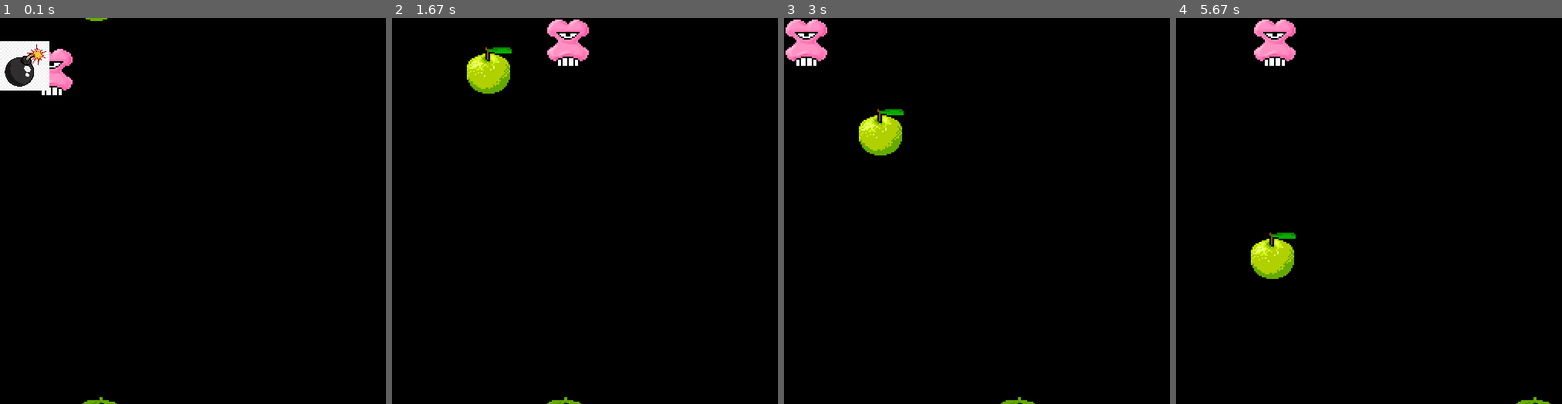
Above: before the commit, frames 1-4 (left to right).
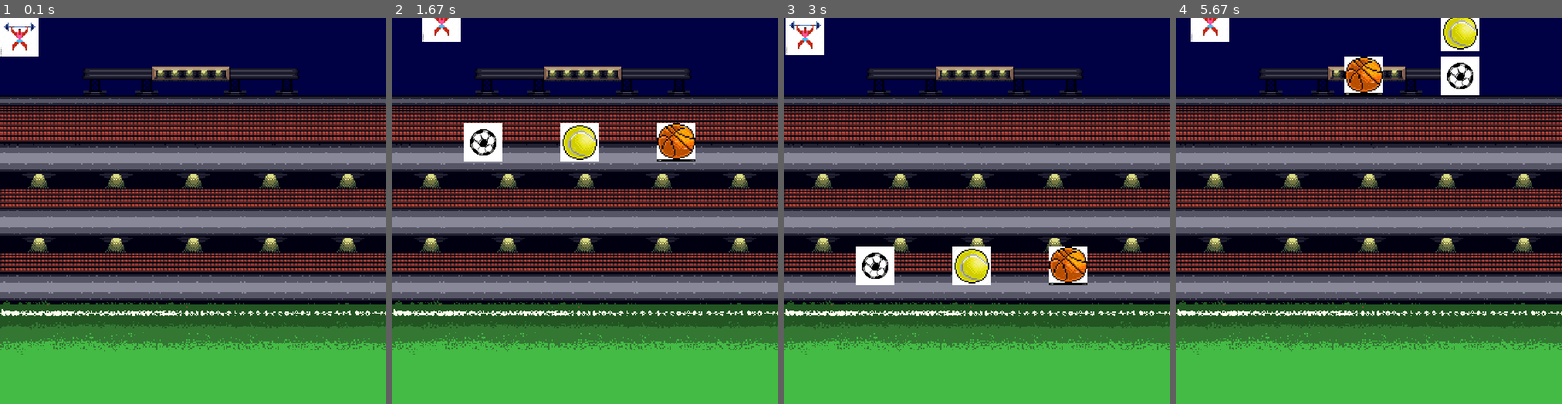
Above: after the commit, the same moments.

Repository: astevens246/pygame-tutorial
Game: pygame game, started from drawing-objects.py
The game is run twice, just before and just after one commit, with the same random seed, the same clock (stepped at 60 frames per second) and the same inputs.
Inputs:
- Up to frame 1 (0.1 s): no input
- Up to frame 2 (1.67 s): hold Right 0.33-0.8 s; hold Up 0.83-1.13 s; hold Right 1.17-1.63 s
- Up to frame 3 (3 s): hold Left 1.67-2.2 s; hold Down 2.23-2.53 s; hold Left 2.57-2.97 s
- Up to frame 4 (5.67 s): hold Up 3-3.37 s; hold Right 3.4-4.03 s; hold Down 4.07-4.43 s; hold Left 4.47-4.93 s; hold Right 4.97-5.43 s; hold Up from 5.47 s (still down)

The runs differ from the first frame. In frame 1, 84% of the frame differs, in the area x 0-100%, y 0-100%; in frame 2, 85%; in frame 3, 85%; in frame 4, 85%.

Commit message:
added backgroung image and created separate files

Diff:
--- /dev/null
+++ b/ball.py
@@ -0,0 +1,28 @@
+from random import randint, choice
+import random
+import pygame
+from constants import lanes
+from gameobject import GameObject
+
+class Ball(GameObject):
+    def __init__(self, ball_type):
+        super(Ball, self).__init__(0, -64, f'{ball_type}.png', 50, 50)
+        self.dx = 0
+        self.dy = randint(1, 2)
+        self.reset()
+        print(f'{ball_type} Image Path: {self.image}')
+
+    def move(self):
+        self.rect.y += self.dy
+        if self.rect.y > 500:
+            self.reset()
+        print(f'{self.__class__.__name__} Position: ({self.rect.x}, {self.rect.y})')
+
+    def reset(self):
+        self.rect.x = random.choice(lanes)
+        self.rect.y = -64
+        self.dy = randint(1, 2)
+
+    def render(self, screen):
+        print(f'{self.__class__.__name__} Rendering at: ({self.x}, {self.y})')
+        super(Ball, self).render(screen)
--- /dev/null
+++ b/constants.py
@@ -0,0 +1,3 @@
+lanes = [93, 218, 343]
+SCREEN_WIDTH = 500
+SCREEN_HEIGHT = 500
--- a/drawing-objects.py
+++ b/drawing-objects.py
@@ -14,76 +14,63 @@
 
 # Define the GameObject class as a base class for other sprites
 class GameObject(pygame.sprite.Sprite):
-    def __init__(self, x, y, image):
+    def __init__(self, x, y, image, width=None, height=None):
         super(GameObject, self).__init__()
         self.image = pygame.image.load(image)  # Load image
+        if width and height:
+            self.image = pygame.transform.scale(self.image, (width, height))  # Resize image
         self.rect = self.image.get_rect(topleft=(x, y))
         self.x = x
         self.y = y
 
     def render(self, screen):
-        screen.blit(self.image, (self.x, self.y))
+        screen.blit(self.image, self.rect.topleft)
+
+class Ball(GameObject):
+    def __init__(self, ball_type):
+        super(Ball, self).__init__(0, -64, f'{ball_type}.png', 50, 50)
+        self.dx = 0
+        self.dy = randint(1, 2)
+        self.reset()
+        print(f'{ball_type} Image Path: {self.image}')
 
     def move(self):
-        pass  # Placeholder method, to be overridden by subclasses
-
-# Define the Apple class, inheriting from GameObject
-class Apple(GameObject):
-    def __init__(self):
-        super(Apple, self).__init__(0, -64, 'apple.png')  # Start from top with a random x position
-        self.dx = 0
-        self.dy = (randint(1, 3))  # Move downward
-        self.reset()
-
-    def move(self):
-        self.y += self.dy
-        if self.y > 500:
+        self.rect.y += self.dy
+        if self.rect.y > 500:
             self.reset()
 
     def reset(self):
-        self.x = random.choice(lanes)
-        self.y = -64
+        self.rect.x = random.choice(lanes)
+        self.rect.y = -64
+        self.dy = randint(1, 2)
 
-# Define the Strawberry class, inheriting from GameObject
-class Strawberry(GameObject):
-    def __init__(self):
-        super(Strawberry, self).__init__(0, -64, 'strawberry.png')  # Start from left with a random y position
-        self.dx = randint(1, 3)  # Move from left to right
-        self.dy = 0
-        self.reset()
-
-    def move(self):
-        self.x += self.dx
-        if self.x > 500:
-            self.reset()
-
-    def reset(self):
-        self.x = random.choice(lanes)  # Randomly choose between lanes
-        self.y = randint(0, 500)
+    def render(self, screen):
+        print(f'{self.__class__.__name__} Rendering at: ({self.x}, {self.y})')
+        super(Ball, self).render(screen)
 
 # Define the Player class, inheriting from GameObject
 class Player(GameObject):
     def __init__(self):
-        super(Player, self).__init__(0, 0, 'player.png')
+        super(Player, self).__init__(0, 0, 'player.png', 50, 50)
         self.dx = 0
         self.dy = 0
         self.reset()
 
     def left(self):
-        self.dx -= 100
+        self.dx -= 20  # Increase the increment
 
     def right(self):
-        self.dx += 100
+        self.dx += 20
 
     def up(self):
-        self.dy -= 100
+        self.dy -= 20
 
     def down(self):
-        self.dy += 100
+        self.dy += 20
 
     def move(self):
-        self.x -= (self.x - self.dx) * 0.25
-        self.y -= (self.y - self.dy) * 0.25
+        self.rect.x -= (self.rect.x - self.dx) * 0.25
+        self.rect.y -= (self.rect.y - self.dy) * 0.25
 
         # Restrict the player's position to stay within the screen boundaries
         self.x = max(0, min(self.x, 500 - self.image.get_width()))
@@ -92,62 +79,42 @@
     def reset(self):
         self.x = 250 - 32
         self.y = 250 - 32
+        self.dx = 0
+        self.dy = 0
 
-# Define the Bomb class, inheriting from GameObject
-class Bomb(GameObject):
-    def __init__(self):
-        super(Bomb, self).__init__(0, 0, 'bomb.png')
-        self.image = pygame.transform.scale(self.image, (64, 64))  # Resize the image
-        self.reset_direction()
-
-    def reset(self):
-        self.x = choice(lanes)
-        self.y = choice(lanes)
-
-    def reset_direction(self):
-        # Choose a random direction: 0 for up, 1 for down, 2 for left, 3 for right
-        self.direction = randint(0, 3)
-        self.dx = 5  # You can adjust the speed as needed
-        self.dy = 5
-
-    def move(self):
-        if self.direction == 0:
-            self.y -= self.dy
-        elif self.direction == 1:
-            self.y += self.dy
-        elif self.direction == 2:
-            self.x -= self.dx
-        elif self.direction == 3:
-            self.x += self.dx
-
-        # Check if the bomb is off the screen, then reset its direction
-        if (self.direction == 0 and self.y < -64) or (self.direction == 1 and self.y > 500) or \
-           (self.direction == 2 and self.x < -64) or (self.direction == 3 and self.x > 500):
-            self.reset_direction()
+    def render(self, screen):
+        screen.blit(self.image, self.rect.topleft)
 
 # Configure the screen
 screen = pygame.display.set_mode([500, 500])
 
 # Create sprite groups
 all_sprites = pygame.sprite.Group()
-apples_group = pygame.sprite.Group()
-strawberries_group = pygame.sprite.Group()
+balls_group = pygame.sprite.Group()
 player_group = pygame.sprite.Group()
 
-# Create the apple, strawberry, player, and bomb objects
-apple = Apple()
-strawberry = Strawberry()
+# Create the player object
 player = Player()
-bomb = Bomb()
+
+# Create different sports balls
+soccer_ball = Ball('soccer_ball')
+basketball = Ball('basketball')
+tennis_ball = Ball('tennis_ball')
 
 # Add sprites to groups
-all_sprites.add(apple, strawberry, player, bomb)
-apples_group.add(apple)
-strawberries_group.add(strawberry)
+all_sprites.add(player, soccer_ball, basketball, tennis_ball)
+balls_group.add(soccer_ball, basketball, tennis_ball)
 player_group.add(player)
 
 
- #Create the game loop
+# Load background image (or set background color)
+background_image = pygame.image.load('stadium.png')  # Replace with your image file or use a color
+background_image = pygame.transform.scale(background_image, (500, 500))
+background_rect = background_image.get_rect()
+
+# ... (your existing code)
+
+# Create the game loop
 running = True
 while running:
     # Look at events
@@ -166,20 +133,34 @@
             elif event.key == pygame.K_DOWN:
                 player.down()
 
+    # Clear screen with background image (or color)
+    screen.blit(background_image, background_rect)
+
     # Update all sprites
     all_sprites.update()
+    balls_group.update()
+    player_group.update()
 
-    # Clear screen
-    screen.fill((0, 0, 0))
+    # Check for collisions with balls
+    ball_collisions = pygame.sprite.spritecollide(player, balls_group, dokill=True)
+
+    # Handle ball collisions
+    for ball in ball_collisions:
+        player.reset()  # Reset player position
+        ball.reset()  # Reset the collided ball
 
     # Move and draw sprites
     for sprite in all_sprites:
         sprite.move()
+
+    # Draw sprites after clearing the screen
+    for sprite in all_sprites:
         sprite.render(screen)
 
     # Update the window
     pygame.display.flip()
     clock.tick(60)
 
+
 # Quit pygame when the loop exits
 pygame.quit()
--- /dev/null
+++ b/gameobject.py
@@ -0,0 +1,14 @@
+import pygame
+
+class GameObject(pygame.sprite.Sprite):
+    def __init__(self, x, y, image, width=None, height=None):
+        super(GameObject, self).__init__()
+        self.image = pygame.image.load(image)  # Load image
+        if width and height:
+            self.image = pygame.transform.scale(self.image, (width, height))  # Resize image
+        self.rect = self.image.get_rect(topleft=(x, y))
+        self.x = x
+        self.y = y
+
+    def render(self, screen):
+        screen.blit(self.image, self.rect.topleft)
--- /dev/null
+++ b/main.py
@@ -0,0 +1,89 @@
+import pygame
+from constants import SCREEN_WIDTH, SCREEN_HEIGHT
+from gameobject import GameObject
+from ball import Ball
+from player import Player
+
+# Import other game objects as needed
+
+# Initialize Pygame
+pygame.init()
+
+# Get the clock
+clock = pygame.time.Clock()
+
+# Configure the screen
+screen = pygame.display.set_mode([SCREEN_WIDTH, SCREEN_HEIGHT])
+
+# Create sprite groups
+all_sprites = pygame.sprite.Group()
+balls_group = pygame.sprite.Group()
+player_group = pygame.sprite.Group()
+
+# Create the player object
+player = Player()
+
+# Create different sports balls
+soccer_ball = Ball('soccer_ball')
+basketball = Ball('basketball')
+tennis_ball = Ball('tennis_ball')
+
+# Add sprites to groups
+all_sprites.add(player, soccer_ball, basketball, tennis_ball)
+balls_group.add(soccer_ball, basketball, tennis_ball)
+player_group.add(player)
+
+# Load background image and scale it to the screen size
+background_image = pygame.image.load('stadium.png')  # Replace with your image file
+background_image = pygame.transform.scale(background_image, (SCREEN_WIDTH, SCREEN_HEIGHT))
+background_rect = background_image.get_rect()
+
+# Create the game loop
+running = True
+while running:
+    # Look at events
+    for event in pygame.event.get():
+        if event.type == pygame.QUIT:
+            running = False
+        elif event.type == pygame.KEYDOWN:
+            if event.key == pygame.K_ESCAPE:
+                running = False
+            elif event.key == pygame.K_LEFT:
+                player.left()
+            elif event.key == pygame.K_RIGHT:
+                player.right()
+            elif event.key == pygame.K_UP:
+                player.up()
+            elif event.key == pygame.K_DOWN:
+                player.down()
+
+    # Clear screen with scaled background image
+    screen.blit(background_image, background_rect)
+
+    # Update all sprites
+    all_sprites.update()
+    balls_group.update()
+    player_group.update()
+
+    # Check for collisions with balls
+    ball_collisions = pygame.sprite.spritecollide(player, balls_group, dokill=True)
+
+    # Handle ball collisions
+    for ball in ball_collisions:
+        player.reset()  # Reset player position
+        ball.reset()  # Reset the collided ball
+
+    # Move and draw sprites
+    for sprite in all_sprites:
+        sprite.move()
+
+    # Draw sprites after clearing the screen
+    for sprite in all_sprites:
+        sprite.render(screen)
+
+    # Update the window
+    pygame.display.flip()
+    clock.tick(60)
+
+# Quit pygame when the loop exits
+pygame.quit()
--- /dev/null
+++ b/player.py
@@ -0,0 +1,38 @@
+import pygame
+from gameobject import GameObject
+
+class Player(GameObject):
+    def __init__(self):
+        super(Player, self).__init__(0, 0, 'player.png', 50, 50)
+        self.dx = 0
+        self.dy = 0
+        self.reset()
+
+    def left(self):
+        self.dx -= 20  # Increase the increment
+
+    def right(self):
+        self.dx += 20
+
+    def up(self):
+        self.dy -= 20
+
+    def down(self):
+        self.dy += 20
+
+    def move(self):
+        self.rect.x -= (self.rect.x - self.dx) * 0.25
+        self.rect.y -= (self.rect.y - self.dy) * 0.25
+
+        # Restrict the player's position to stay within the screen boundaries
+        self.x = max(0, min(self.x, 500 - self.image.get_width()))
+        self.y = max(0, min(self.y, 500 - self.image.get_height()))
+
+    def reset(self):
+        self.x = 250 - 32
+        self.y = 250 - 32
+        self.dx = 0
+        self.dy = 0
+
+    def render(self, screen):
+        screen.blit(self.image, self.rect.topleft)
Binary file added: basketball.png
Binary file changed: bomb.png
Binary file added: desert.png
Binary file changed: player.png
Binary file added: soccer_ball.png
Binary file added: stadium.png
Binary file added: tennis_ball.png
